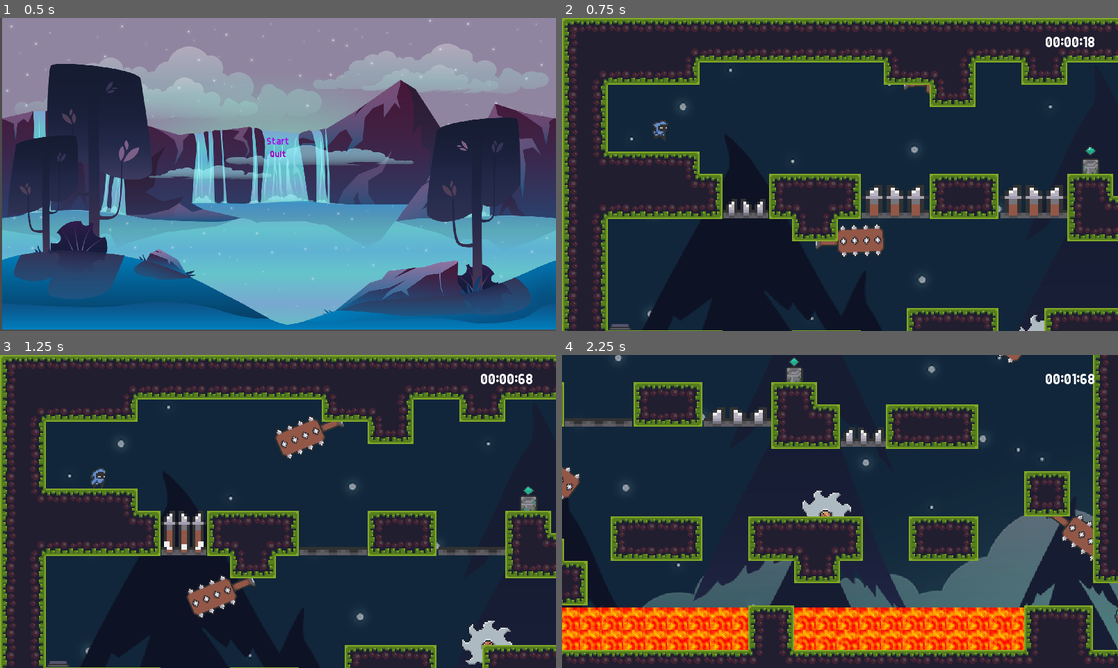
Above: before the commit, frames 1-4 (two rows, left to right).
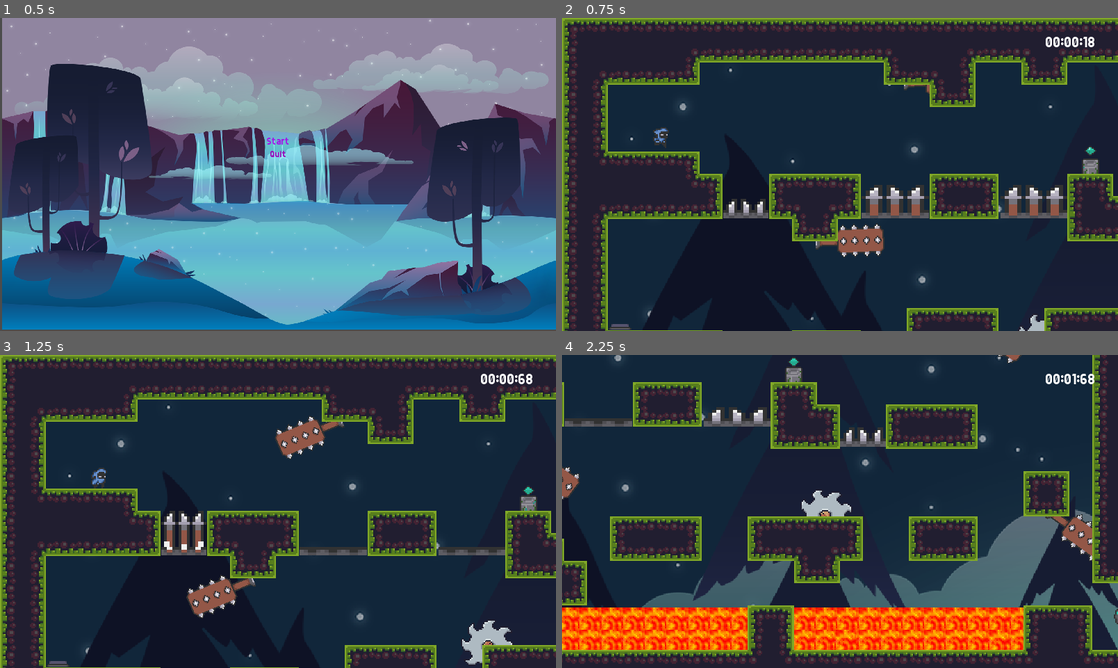
Above: after the commit, the same moments.

Repository: waltyy/Platformer-Game---2022
Game: Godot game, scene res://Menu.tscn
The game is run twice, just before and just after one commit, with the same random seed, the same clock (stepped at 60 frames per second) and the same inputs. The project has no main scene, so this scene is started directly.
Inputs:
- Up to frame 1 (0.5 s): no input
- Up to frame 2 (0.75 s): click "Start" at 0.5 s
- Up to frame 3 (1.25 s): no input
- Up to frame 4 (2.25 s): hold D (right) from 1.28 s (still down); tap Z (zoom) at 1.35, 2.1 s; tap Space (jump) at 1.52 s

Frame 1 is identical in both runs. In frame 2, 0.2% of the frame differs, in the area x 16-20%, y 32-42%; in frame 3, less than 0.1%; in frame 4, 5.1%, in the area x 0-100%, y 0-99%.

Commit message:
End of Term 3

Diff:
--- a/Scenes/World.tscn
+++ b/Scenes/World.tscn
@@ -1125,7 +1125,7 @@
 texture = ExtResource( 10 )
 
 [node name="Player" parent="." groups=["Player"] instance=ExtResource( 1 )]
-position = Vector2( 69, 74 )
+position = Vector2( 69.5667, 79.0249 )
 
 [node name="StaticBody2D" type="StaticBody2D" parent="."]
 
@@ -1647,13 +1647,13 @@
 tile_set = SubResource( 51 )
 cell_size = Vector2( 16, 16 )
 format = 1
-tile_data = PoolIntArray( 1703972, 0, 0, 1835038, 0, 0, 1900590, 0, 0, 1900596, 0, 0, 1966122, 0, 0, 2031642, 0, 0, 2031651, 0, 0, 2097168, 0, 0, 2162718, 0, 0, 2228261, 0, 0, 2228273, 0, 0, 2293801, 0, 0, 2359307, 0, 0, 2359328, 0, 0, 2424850, 0, 0, 2490390, 0, 0 )
+tile_data = PoolIntArray( 1703972, 0, 0, 1835038, 0, 0, 1900590, 0, 0, 1900596, 0, 0, 1966122, 0, 0, 2031642, 0, 0, 2031651, 0, 0, 2097168, 0, 0, 2162718, 0, 0, 2228261, 0, 0, 2228273, 0, 0, 2293767, 0, 0, 2293801, 0, 0, 2359307, 0, 0, 2359328, 0, 0, 2424850, 0, 0, 2490390, 0, 0 )
 
 [node name="TileMap" type="TileMap" parent="."]
 tile_set = SubResource( 52 )
 cell_size = Vector2( 16, 16 )
 format = 1
-tile_data = PoolIntArray( 0, 0, 0, 1, 0, 1, 2, 0, 131076, 3, …(16526 unchanged characters)… 93760, 0, 65541, 2293761, 0, 65538, 2293767, 0, 0, 2293829, 0, 65541, 2293830, 0, 65537, 229383 …(5099 unchanged characters)…
+tile_data = PoolIntArray( 0, 0, 0, 1, 0, 1, 2, 0, 131076, 3, …(16526 unchanged characters)… 93760, 0, 65541, 2293761, 0, 65538, 2293829, 0, 65541, 2293830, 0, 65537, 229383 …(5099 unchanged characters)…
 
 [editable path="Spinning Blade"]
 [editable path="Spike Taps/Area2D"]
